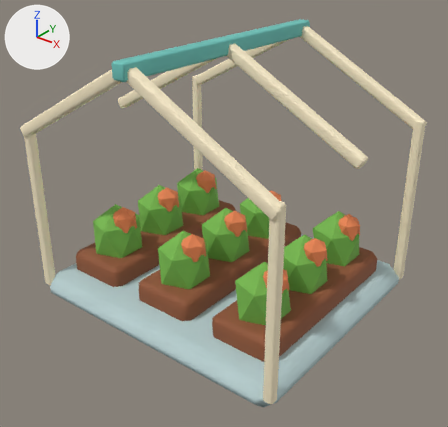
One commit to the Blender file source/art-source/garden.blend: the scene before it, then after it.
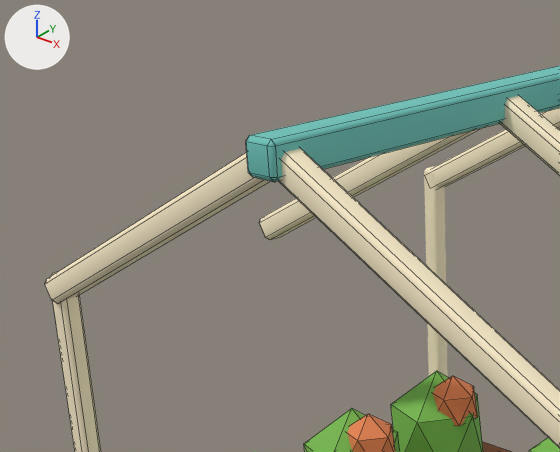
The first picture shows the older version from a 50 mm camera at (2.2, -2.77, 2.31) aimed at (0.05, -0.08, 0.64). The close-ups show the older and then the newer version on the part from 0% to 57% of the width and 0% to 48% of the height of that picture. Only the edits that show in the close-ups are written down. Arrows for +X, +Y and +Z are at upper left; the lights stay in place. The close-ups show mesh edges as thin lines.

In view in the first close-up: 'Arch', 'Arch.001', 'Arch.002', 'Arch.003', 'Arch.004', 'Fruit.001', 'Fruit.002', 'Plant.001', 'Plant.002', 'Post', 'Post.001', 'Ridge' and 2 more.
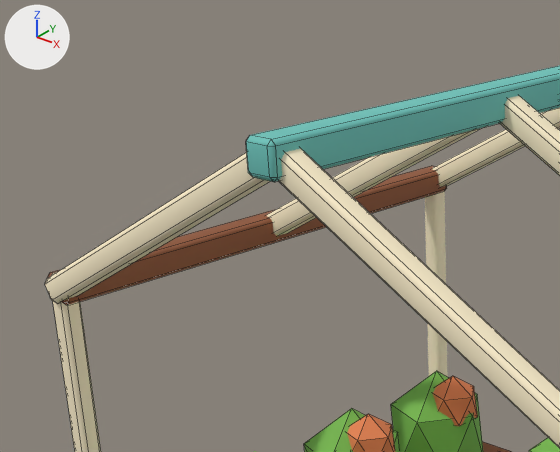
Boxes (x1, y1, x2, y2) around the edits, measured in the close-ups (560 x 452 px):
'Trellis wall plate', added: after (47, 166, 447, 305)
'Plant.002', reshaped: (391, 371, 483, 452) in both
'Plant.001', reshaped: (304, 408, 400, 452) in both

What the commit changed:
Mesh me_icosphere_014 is new.
It is a copy of me_icosphere_025.
Mesh me_icosphere_012 is new.
It is a copy of me_icosphere_025.
Mesh me_cube_064 is new.
It has 24 vertices, 26 faces and spans x -0.04..0.04, y -0.04..0.04, z -0.78..0.78.
It uses material mat_toasted_cedar (brown #915636).
Object 'Plant.001' (ob_plant_001) now shows me_icosphere_012 instead of me_icosphere_017.
Object 'Plant.002' (ob_plant_002) now shows me_icosphere_014 instead of me_icosphere_019.
Object 'Trellis wall plate' (ob_trellis_wall_plate) is new; it shows me_cube_064.
Its parent is ob_stage3.
Its location is (-0.88, 0.0, 1.16).
Its rotation in degrees is (-90, -180, 0).
